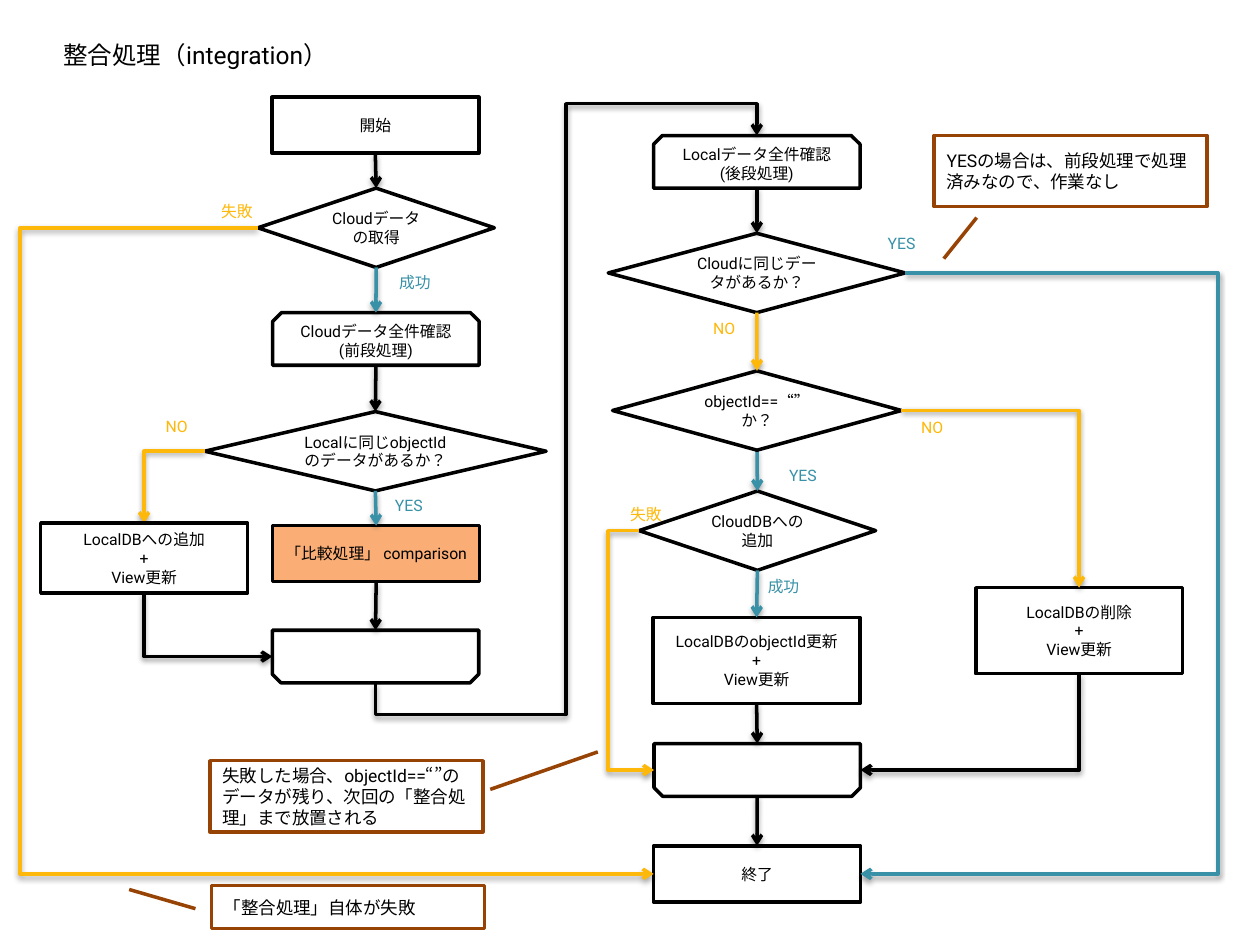
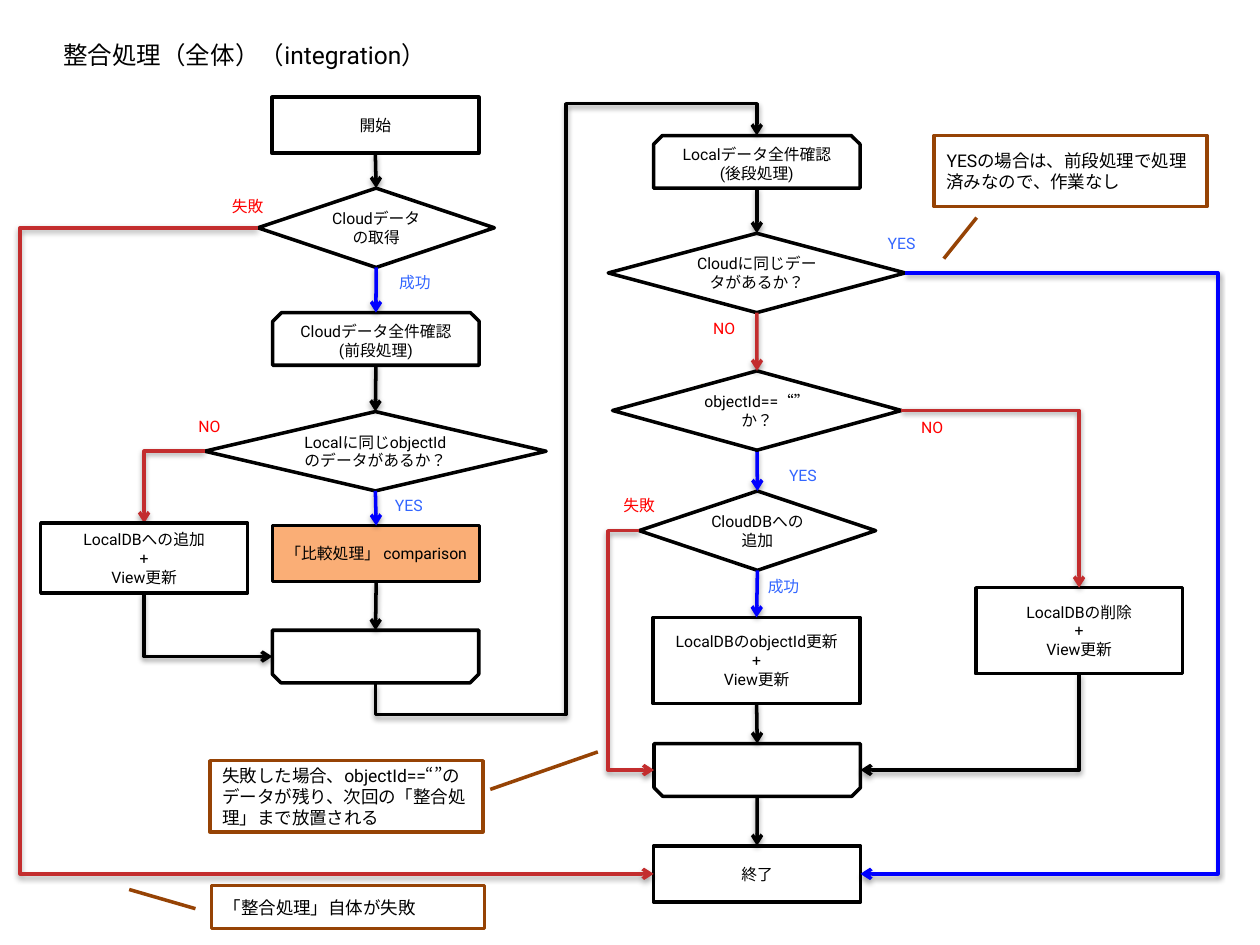
Before and after one commit to furuya02/ToDoApp, a slide deck: slide 43 of doc/ToDoApp.pptx (slide 41 before the commit). Drawn at 1260x945 pixels with LibreOffice and Linux fonts; fonts in the diff are those of the drawing. Boxes give left, top, right and bottom in pixels: in the first picture for what was removed or moved away, otherwise in the second. Text is boxed around its words. In the diff, an @@ line names an element or a change of style, - is before the commit and + after.

```diff
--- a/doc/ToDoApp.pptx
+++ b/doc/ToDoApp.pptx
@@ text at (63, 43, 426, 69): text changed @@
-整合処理（integration）
+整合処理（全体）（integration）
@@ text "失敗": place and size @@
-text "失敗" at (221, 203, 253, 218)
+text "失敗" at (232, 198, 264, 213)
@@ elbow arrow (258, 228) - (654, 874): stroke #FEB80A 2 pt to #C32D2E 2 pt @@
@@ arrow (377, 267) - (375, 312): stroke #3891A7 2 pt to #0000FF 2 pt @@
@@ elbow arrow (906, 273) - (861, 874): stroke #3891A7 2 pt to #0000FF 2 pt @@
@@ arrow (757, 312) - (757, 370): stroke #FEB80A 2 pt to #C32D2E 2 pt @@
@@ text colour #FEB80A to #FF0000 in 5 elements at (921, 421, 943, 433), (713, 322, 735, 334), (232, 198, 264, 213), (623, 497, 655, 512), (198, 420, 220, 432) @@
@@ text "NO": place and size @@
-text "NO" at (166, 420, 188, 432)
+text "NO" at (198, 420, 220, 432)
@@ elbow arrow (901, 411) - (1079, 587): stroke #FEB80A 2 pt to #C32D2E 2 pt @@
@@ elbow arrow (204, 451) - (144, 523): stroke #FEB80A 2 pt to #C32D2E 2 pt @@
@@ arrow (757, 450) - (757, 491): stroke #3891A7 2 pt to #0000FF 2 pt @@
@@ text colour #3891A7 to #3366FF in 5 elements at (395, 499, 423, 511), (399, 275, 431, 289), (768, 579, 800, 593), (888, 237, 916, 249), (789, 469, 817, 481) @@
@@ arrow (375, 491) - (377, 525): stroke #3891A7 2 pt to #0000FF 2 pt @@
@@ text "失敗": place and size @@
-text "失敗" at (630, 506, 662, 526)
+text "失敗" at (623, 497, 655, 512)
@@ elbow arrow (639, 530) - (654, 770): stroke #FEB80A 2 pt to #C32D2E 2 pt @@
@@ arrow (757, 571) - (756, 617): stroke #3891A7 2 pt to #0000FF 2 pt @@
```
Also in this commit, not shown: 6 other slides changed, 6 slides added, 7 slides removed.
